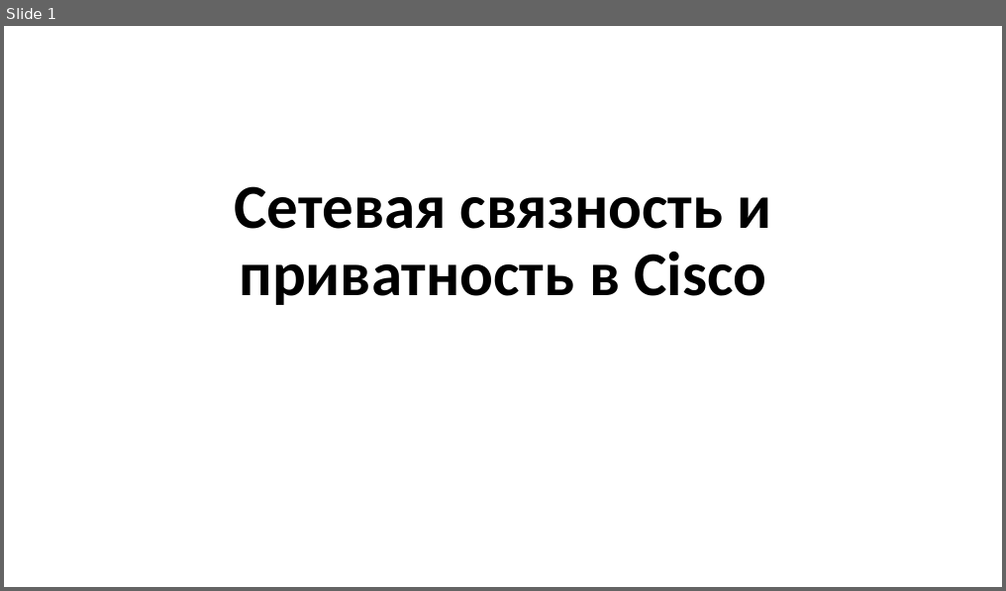
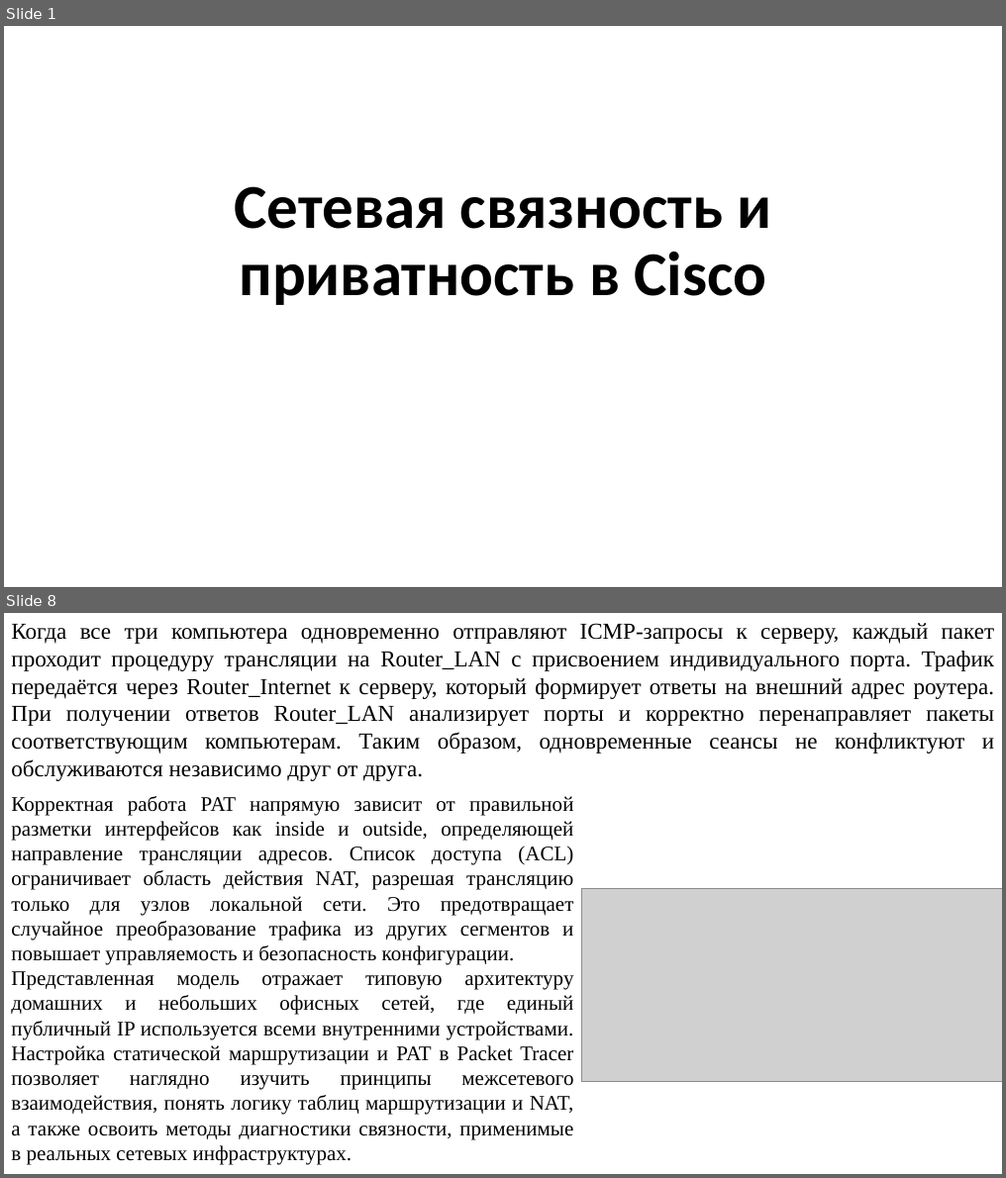
Before and after one commit to mbdatateach/site, a slide deck: АИС/практики/АИС Практика 10.pptx. Shown one above the other, each under a label of ours: slide 1 before the commit, slides 1 and 8 after it; the slides between them are not shown. The pictures are 1006x591 and 1006x1178 pixels, drawn with LibreOffice and Linux fonts; fonts in the diff are those of the drawing; grey boxes stand for pictures. Boxes give left, top, right and bottom in pixels: in the first picture for what was removed or moved away, otherwise in the second. Text is boxed around its words. In the diff, an @@ line names an element or a change of style, - is before the commit and + after.

```diff
--- a/АИС/практики/АИС Практика 10.pptx
+++ b/АИС/практики/АИС Практика 10.pptx
@@ slide 8 added at [4, 613, 1002, 1174], background #FFFFFF @@
@@ text added at [11, 623, 995, 781], 22 pt, text #000000 @@
+Когда все три компьютера одновременно отправляют ICMP‑запросы к серверу, каждый пакет проходит процедуру трансляции на Router_LAN с присвоением индивидуального порта. Трафик передаётся через Router_Internet к серверу, который формирует ответы на внешний адрес роутера. При получении ответов Router_LAN анализирует порты и корректно перенаправляет пакеты соответствующим компьютерам. Таким образом, одновременные сеансы не конфликтуют и обслуживаются независимо друг от друга.
@@ text added at [11, 796, 574, 1165], 20 pt, text #000000 @@
+Корректная работа PAT напрямую зависит от правильной разметки интерфейсов как inside и outside, определяющей направление трансляции адресов. Список доступа (ACL) ограничивает область действия NAT, разрешая трансляцию только для узлов локальной сети. Это предотвращает случайное преобразование трафика из других сегментов и повышает управляемость и безопасность конфигурации.
+Представленная модель отражает типовую архитектуру домашних и небольших офисных сетей, где единый публичный IP используется всеми внутренними устройствами. Настройка статической маршрутизации и PAT в Packet Tracer позволяет наглядно изучить принципы межсетевого взаимодействия, понять логику таблиц маршрутизации и NAT, а также освоить методы диагностики связности, применимые в реальных сетевых инфраструктурах.
@@ picture added at [582, 888, 1002, 1081] @@
```
Also in this commit, not shown: 1 slide changed, 5 other slides added, 6 other files.
